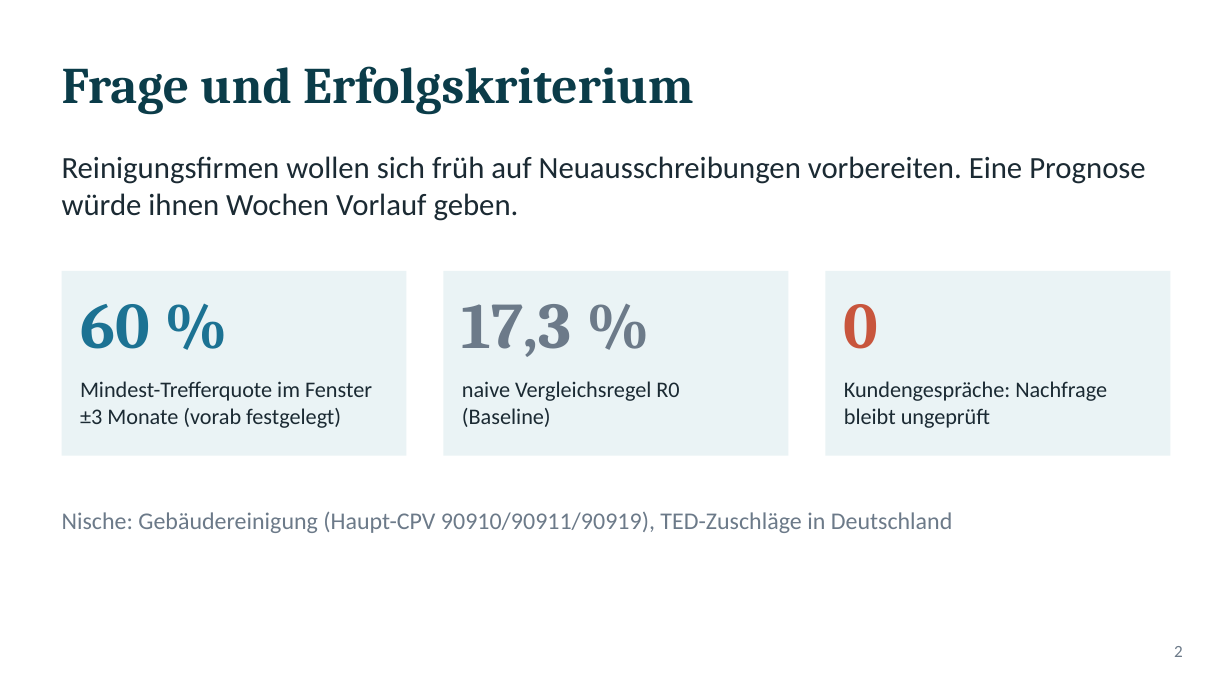
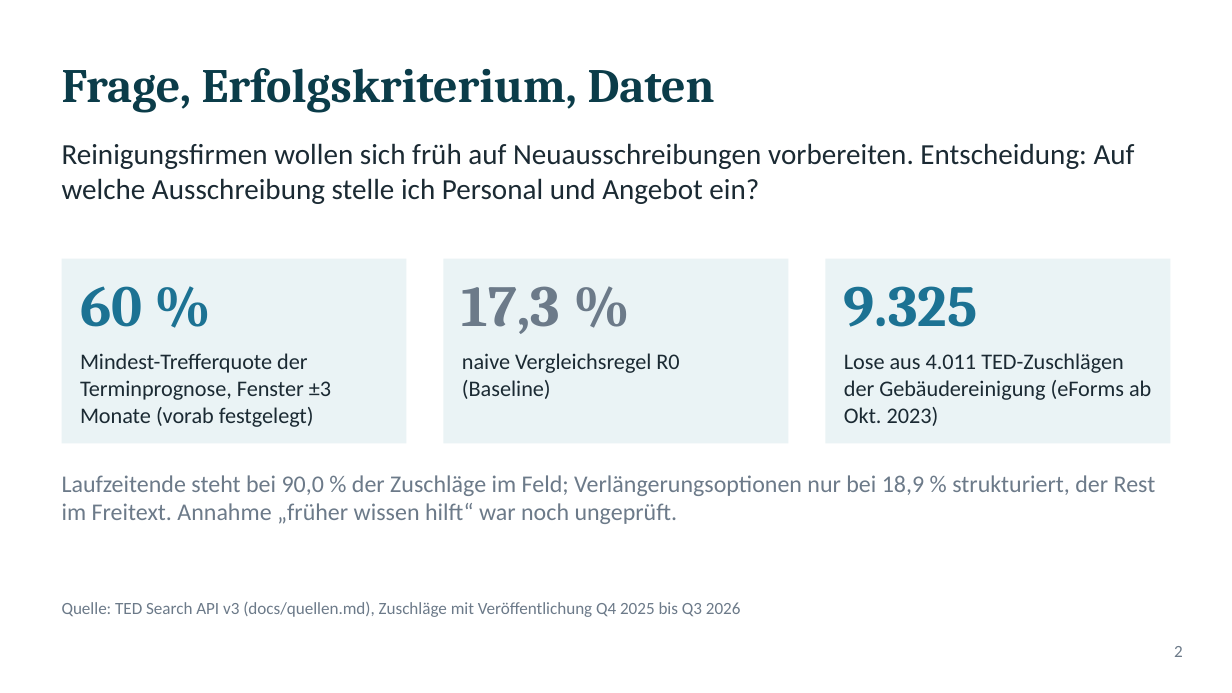
Before and after one commit to ludwigrichthammer9-web/vergabe_radar, a slide deck: slide 2 of docs/vortrag/vortrag_vergabe_radar.pptx. Drawn at 1232x693 pixels with LibreOffice and Linux fonts; fonts in the diff are those of the drawing. Boxes give left, top, right and bottom in pixels: in the first picture for what was removed or moved away, otherwise in the second. Text is boxed around its words. In the diff, an @@ line names an element or a change of style, - is before the commit and + after.

```diff
--- a/docs/vortrag/vortrag_vergabe_radar.pptx
+++ b/docs/vortrag/vortrag_vergabe_radar.pptx
@@ title at bbox=[62, 68, 715, 112]: text changed; size 30 to 28 pt @@
-Frage und Erfolgskriterium
+Frage, Erfolgskriterium, Daten
@@ text at bbox=[62, 143, 1135, 204]: text changed; size 18 to 17 pt @@
-Reinigungsfirmen wollen sich früh auf Neuausschreibungen vorbereiten. Eine Prognose würde ihnen Wochen Vorlauf geben.
+Reinigungsfirmen wollen sich früh auf Neuausschreibungen vorbereiten. Entscheidung: Auf welche Ausschreibung stelle ich Personal und Angebot ein?
@@ text "60 %": place and size @@
-text "60 %" at bbox=[80, 304, 150, 349]
+text "60 %" at bbox=[80, 286, 142, 327]
@@ text "60 %" at bbox=[80, 286, 142, 327]: size 38 to 34 pt @@
@@ text "17,3 %" at bbox=[462, 286, 560, 334]: size 38 to 34 pt @@
@@ text "17,3 %": place and size @@
-text "17,3 %" at bbox=[462, 304, 572, 357]
+text "17,3 %" at bbox=[462, 286, 560, 334]
@@ 3 rectangles: place and size @@
-3 rectangles at bbox=[62, 271, 1170, 456]
+3 rectangles at bbox=[62, 259, 1170, 444]
@@ text at bbox=[844, 286, 978, 327]: text changed; size 38 to 34 pt; text colour #C8553D to #1C7293 @@
-0
+9.325
@@ text at bbox=[80, 353, 331, 427]: text changed @@
-Mindest-Trefferquote im Fenster ±3 Monate (vorab festgelegt)
+Mindest-Trefferquote der Terminprognose, Fenster ±3 Monate (vorab festgelegt)
@@ text "naive Vergleichsregel R0 (Baseline)": place and size @@
-text "naive Vergleichsregel R0 (Baseline)" at bbox=[462, 381, 679, 427]
+text "naive Vergleichsregel R0 (Baseline)" at bbox=[462, 353, 679, 399]
@@ text at bbox=[844, 353, 1151, 426]: text changed @@
-Kundengespräche: Nachfrage bleibt ungeprüft
+Lose aus 4.011 TED-Zuschlägen der Gebäudereinigung (eForms ab Okt. 2023)
@@ text at bbox=[62, 475, 1156, 524]: text changed @@
-Nische: Gebäudereinigung (Haupt-CPV 90910/90911/90919), TED-Zuschläge in Deutschland
+Laufzeitende steht bei 90,0 % der Zuschläge im Feld; Verlängerungsoptionen nur bei 18,9 % strukturiert, der Rest im Freitext. Annahme „früher wissen hilft“ war noch ungeprüft.
@@ text added at bbox=[62, 602, 741, 617], 10 pt, text #6C7A89 @@
+Quelle: TED Search API v3 (docs/quellen.md), Zuschläge mit Veröffentlichung Q4 2025 bis Q3 2026
```
Also in this commit, not shown: 8 other slides changed, 3 slides added, 3 slides removed, 1 other file.
